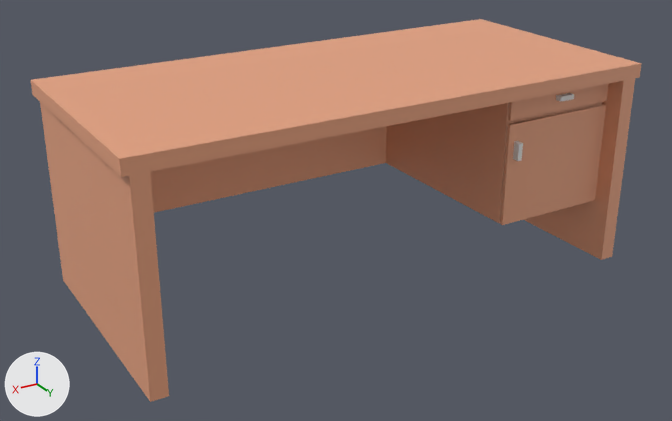
An edit to the glTF model assets/img/Asset_AR/Glb/meja3cream.glb, drawn before and after from the same camera.
Both versions are drawn from a 50 mm camera at (0.21, 6.22, 2.71) aimed at (-2.84, 1.13, 0.17). The axes (+X, +Y, +Z) are drawn at lower left. The lights are the same throughout.
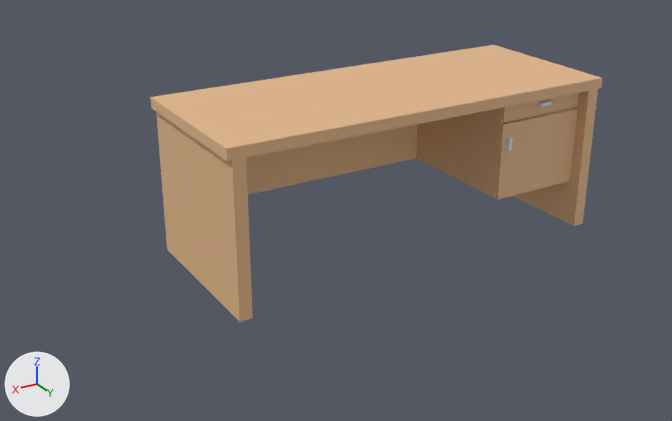
What changed in the scene script:
```text
Add mat_material_001:
    mat_material_001 = principled_material('Material.001')
    mat_material_001.base_color = (0.8, 0.49, 0.26)  # beige #e7ba8b
Change me_cube_001:
    where me_cube_001.from_pydata(...)  # 106 vertices, 208 faces; spans x -0.66..0.84, y -0.23..0.47, z -0.43..0.16
    remove me_cube_001.materials.append(mat_material_007)  # beige #e7a27f
    add me_cube_001.materials.append(mat_material_001)  # beige #e7ba8b
Change me_cube_002:
    where me_cube_002.from_pydata(...)  # 16 vertices, 24 faces; spans x -0.178..0.178, y 0.0..0.008, z -0.188..0.188
    remove me_cube_002.materials.append(mat_material_007)  # beige #e7a27f
    add me_cube_002.materials.append(mat_material_001)  # beige #e7ba8b
Change ob_cube:
    ob_cube.location: (-3.153, 0.782, 0.734) -> (-3.313, 1.032, 0.731)
    ob_cube.scale: (2.45, 2.45, 2.45) -> (1.88, 1.65, 1.84)
Change ob_cube_001:
    ob_cube_001.location: (-4.193, 1.791, 0.565) -> (-4.112, 1.709, 0.604)
    ob_cube_001.scale: (2.45, 2.45, 2.45) -> (1.88, 1.65, 1.84)
```

Where the change shows, as pixel boxes (x1, y1, x2, y2) in the pictures (672 x 421 px):
'Cube', recoloured, moved, rescaled (26% narrower, 28% shorter)
    before: (31, 19, 642, 402)
    after: (150, 45, 603, 322)
'Cube.001', recoloured, moved, rescaled (24% narrower, 25% shorter)
    before: (500, 84, 609, 225)
    after: (496, 93, 579, 199)
